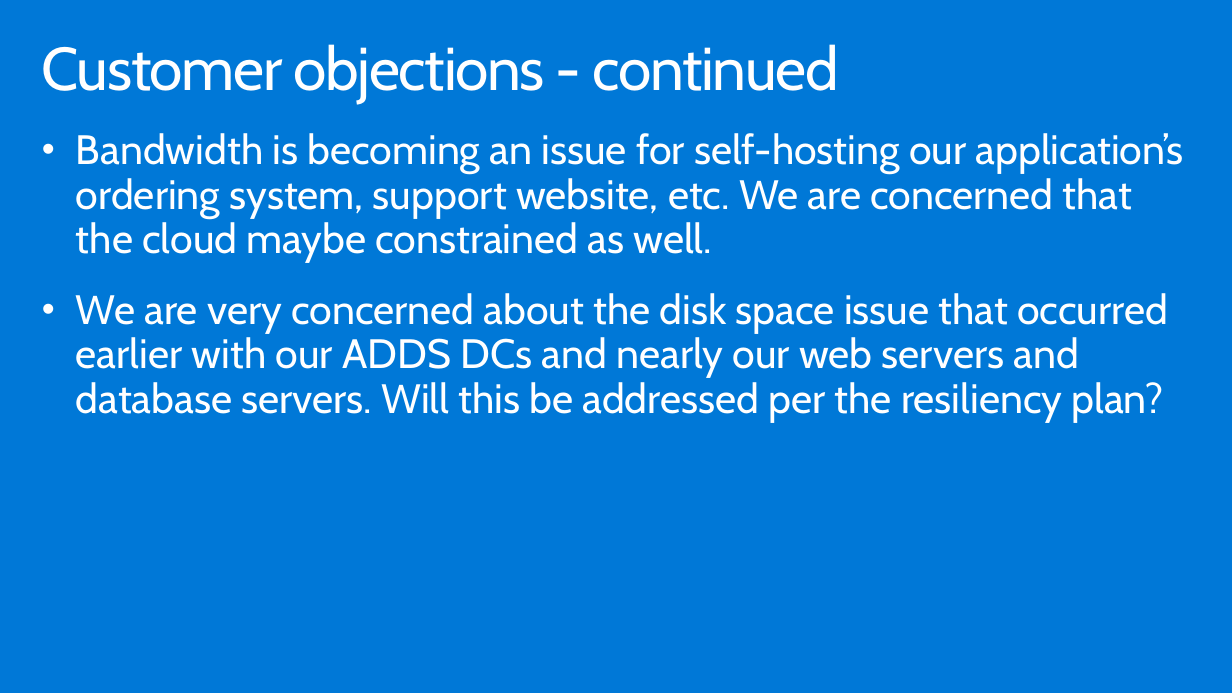
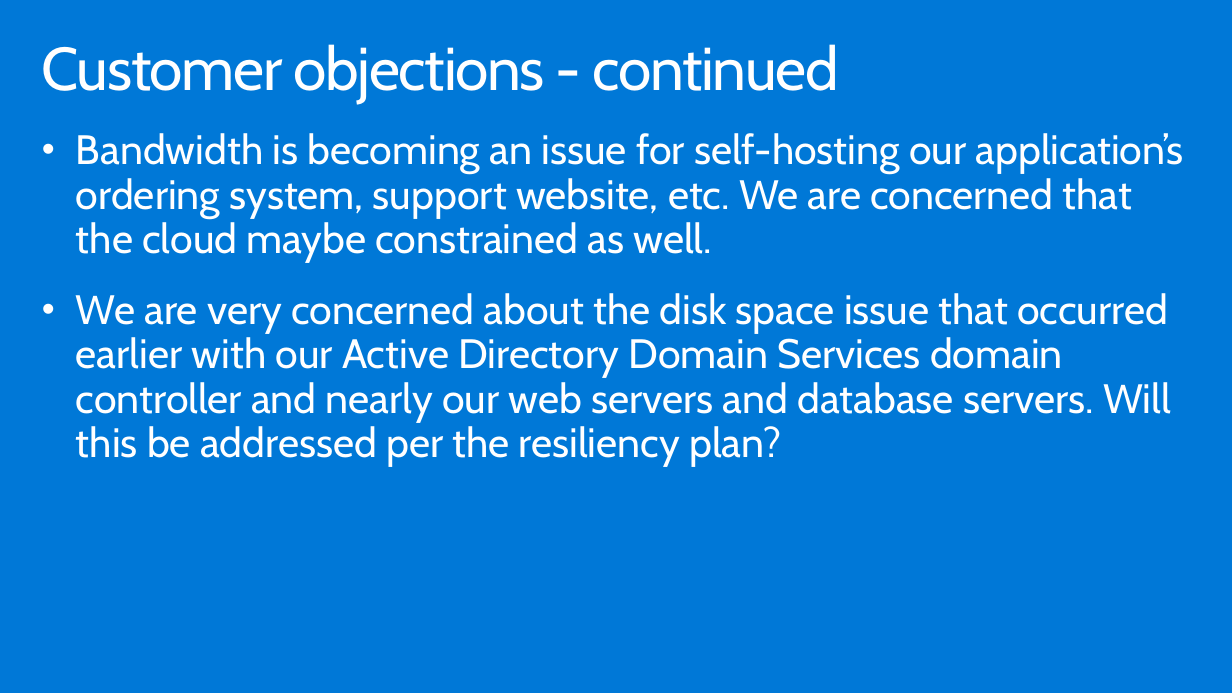
Before and after one commit to yungchou/contoso.insurance, a slide deck: slide 14 of Whiteboard design session/WDS trainer presentation - Building a resilient IaaS architecture.pptx. Drawn at 1232x693 pixels with LibreOffice and Linux fonts; fonts in the diff are those of the drawing. Boxes give left, top, right and bottom in pixels: in the first picture for what was removed or moved away, otherwise in the second. Text is boxed around its words. In the diff, an @@ line names an element or a change of style, - is before the commit and + after.

```diff
--- a/Whiteboard design session/WDS trainer presentation - Building a resilient IaaS architecture.pptx
+++ b/Whiteboard design session/WDS trainer presentation - Building a resilient IaaS architecture.pptx
@@ text at [76, 293, 1171, 467]: text changed @@
-• We are very concerned about the disk space issue that occurred earlier with our ADDS DCs and nearly our web servers and database servers. Will this be addressed per the resiliency plan?
+• We are very concerned about the disk space issue that occurred earlier with our Active Directory Domain Services domain controller and nearly our web servers and database servers. Will this be addressed per the resiliency plan?
```
Also in this commit, not shown: 7 other slides changed, 6 other files.
